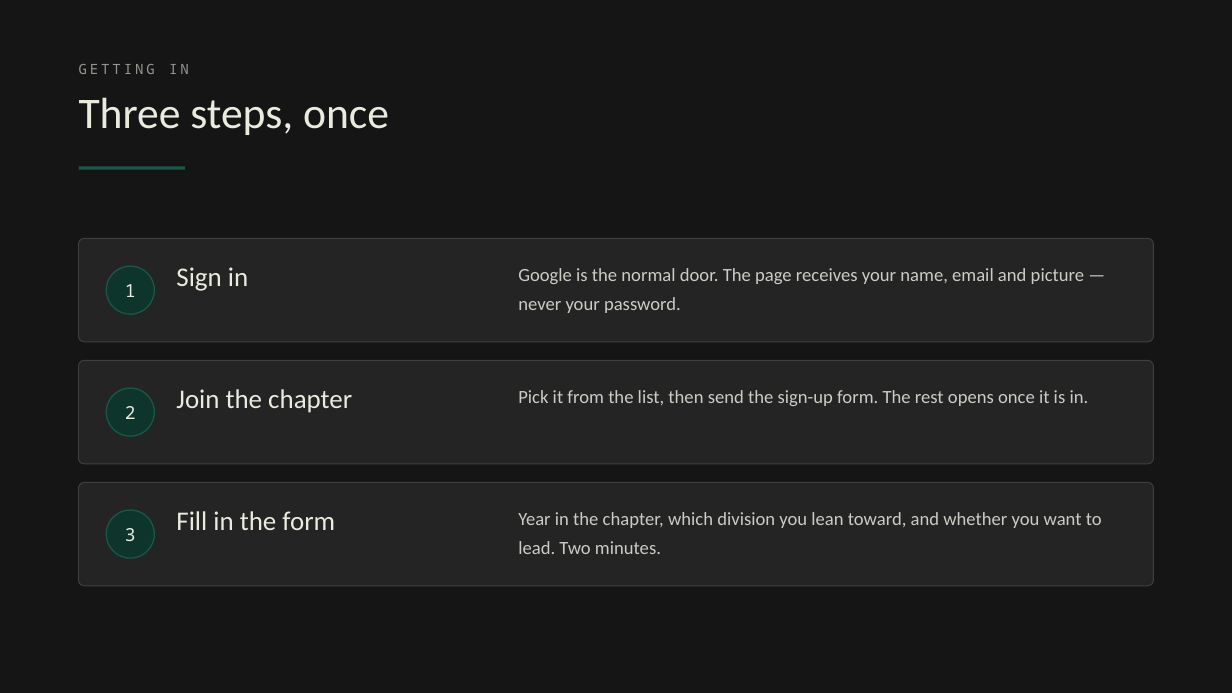
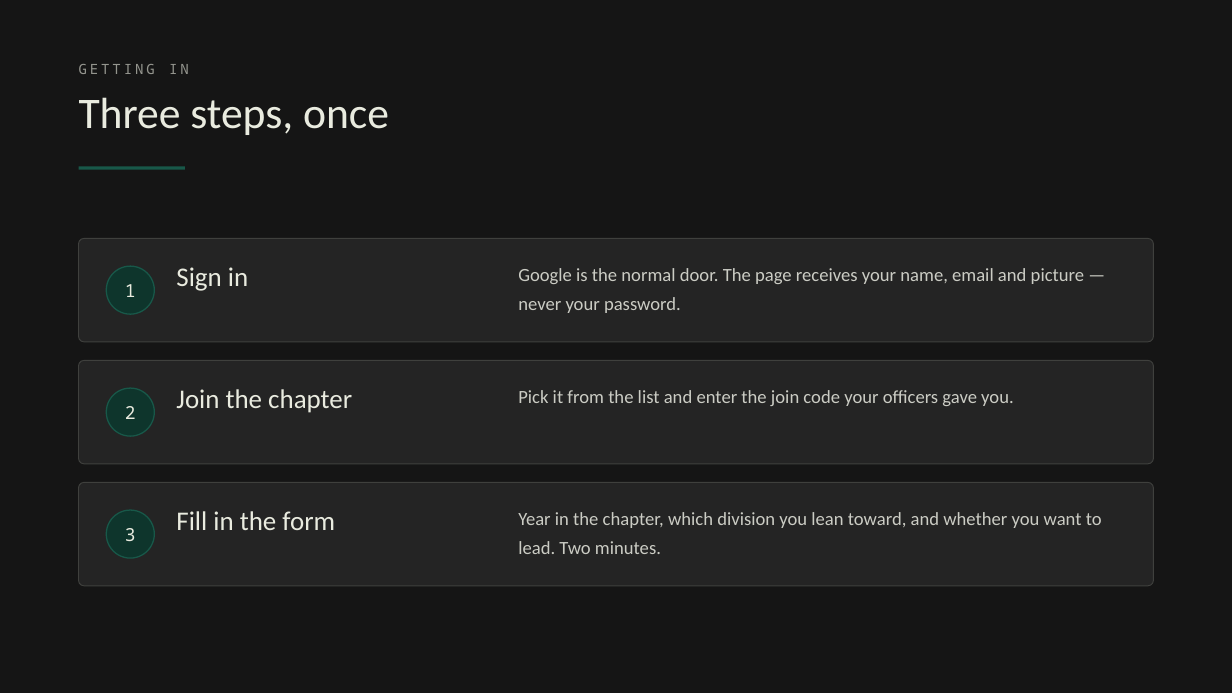
Before and after one commit to Slifronic/org-draft, a slide deck: slide 5 of slides/PBL-orientation.pptx. Drawn at 1232x693 pixels with LibreOffice and Linux fonts; fonts in the diff are those of the drawing. Boxes give left, top, right and bottom in pixels: in the first picture for what was removed or moved away, otherwise in the second. Text is boxed around its words. In the diff, an @@ line names an element or a change of style, - is before the commit and + after.

```diff
--- a/slides/PBL-orientation.pptx
+++ b/slides/PBL-orientation.pptx
@@ text at (518,390,1014,406): text changed @@
-Pick it from the list, then send the sign-up form. The rest opens once it is in.
+Pick it from the list and enter the join code your officers gave you.
```
Also in this commit, not shown: 2 other slides changed, 13 other files.
